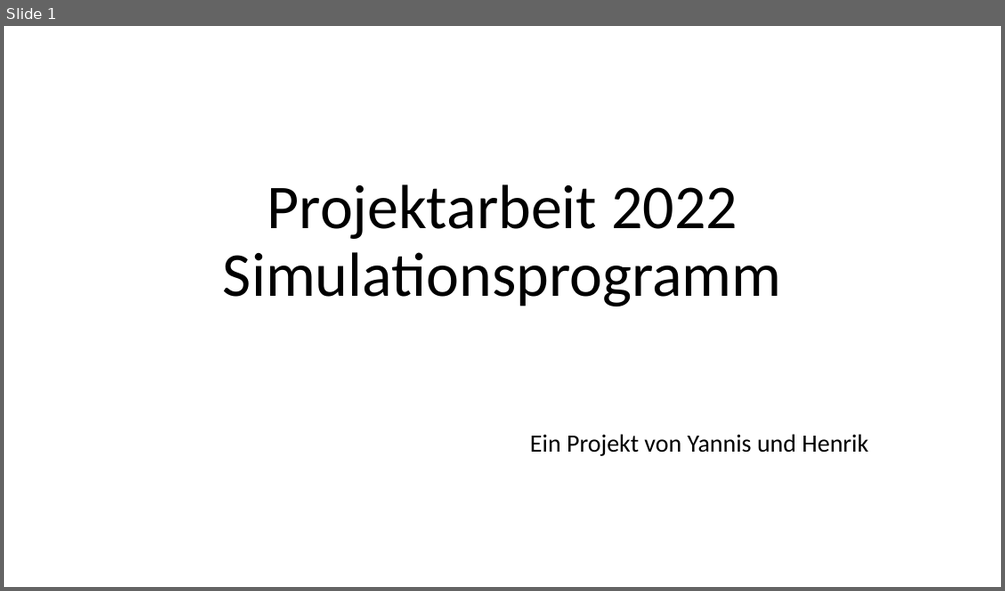
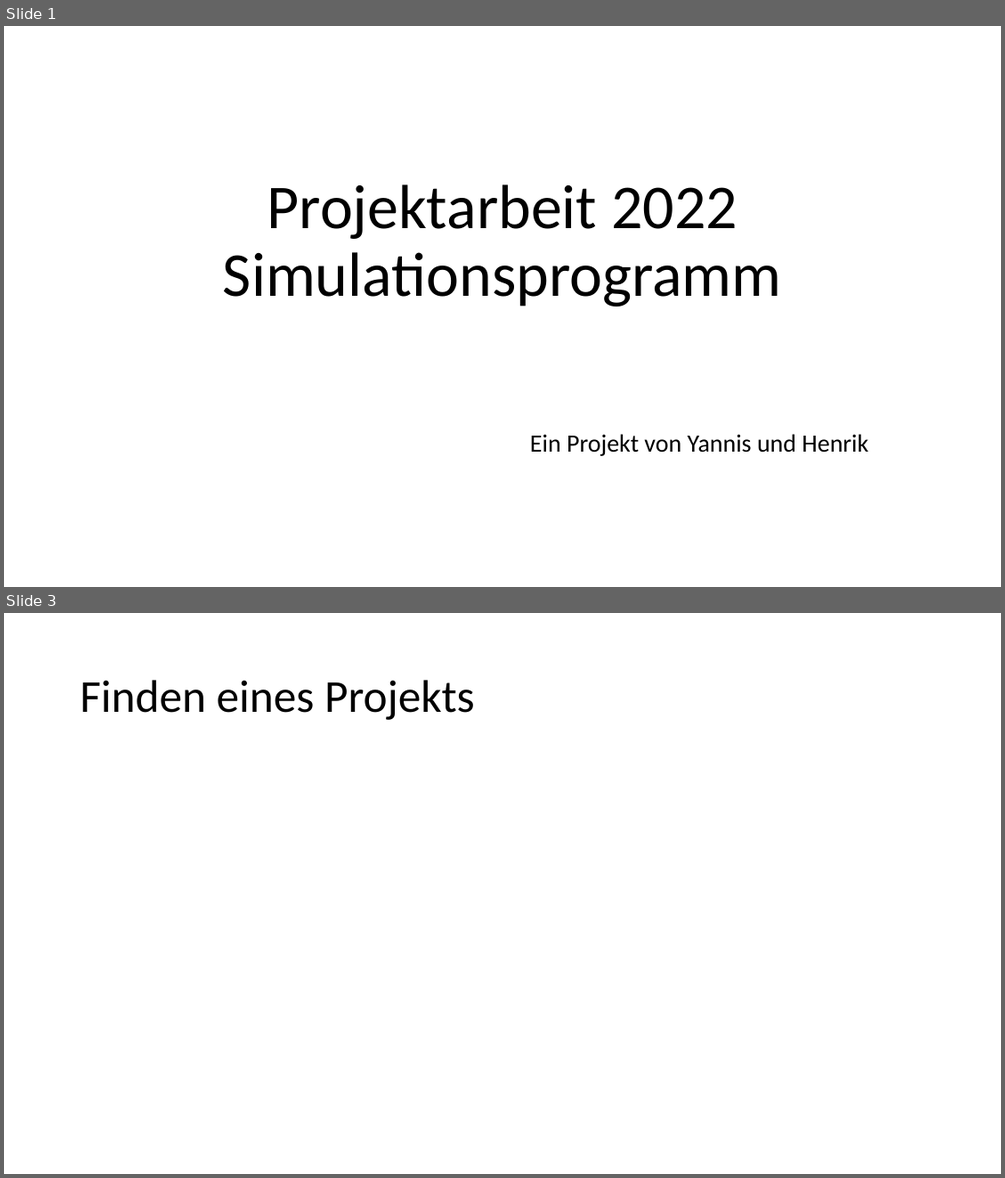
Before and after one commit to Sytoplis/InfProjekt2022, a slide deck: Präsentation Projektarbeit.pptx. Shown one above the other, each under a label of ours: slide 1 before the commit, slides 1 and 3 after it; the slides between them are not shown. The pictures are 1005x591 and 1005x1178 pixels, drawn with LibreOffice and Linux fonts; fonts in the diff are those of the drawing. Boxes give left, top, right and bottom in pixels: in the first picture for what was removed or moved away, otherwise in the second. Text is boxed around its words. In the diff, an @@ line names an element or a change of style, - is before the commit and + after.

```diff
--- a/Präsentation Projektarbeit.pptx
+++ b/Präsentation Projektarbeit.pptx
@@ slide 3 added at bbox=[4, 613, 1001, 1174], background #FFFFFF @@
@@ title added at bbox=[80, 680, 475, 720], 44 pt, text #000000 @@
+Finden eines Projekts
```
Also in this commit, not shown: 1 slide changed, 7 other slides added, 6 slides removed.
